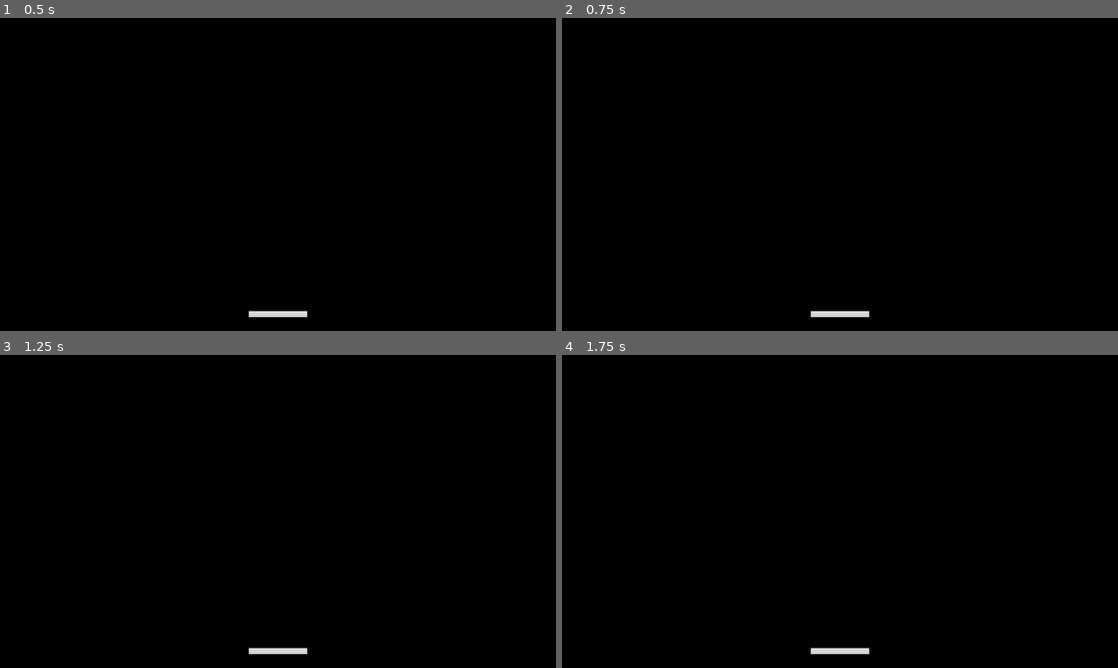
Above: before the commit, frames 1-4 (two rows, left to right).
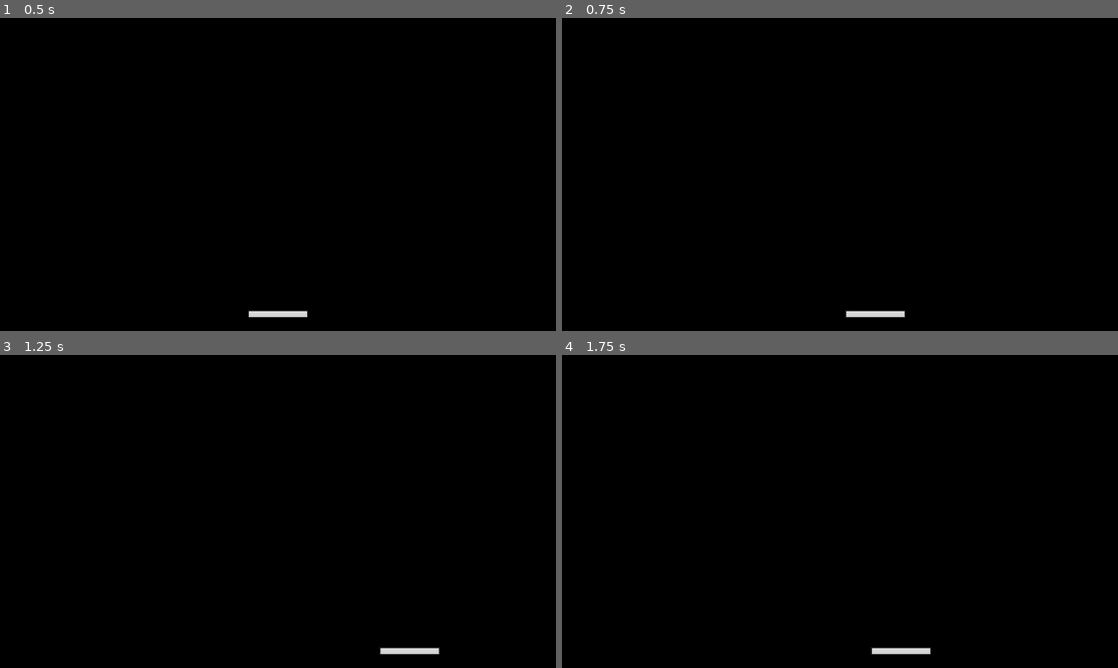
Above: after the commit, the same moments.

Repository: dazheng6/Brick-Breaker-2
Game: Godot game, scene res://Scenes/main.tscn
The game is run twice, just before and just after one commit, with the same random seed, the same clock (stepped at 60 frames per second) and the same inputs.
Inputs:
- Up to frame 1 (0.5 s): no input
- Up to frame 2 (0.75 s): tap Enter at 0.5 s; hold D (right) from 0.53 s (still down)
- Up to frame 3 (1.25 s): keep holding D (right)
- Up to frame 4 (1.75 s): release D (right) at 1.28 s; hold A (left) from 1.28 s (still down)

Frame 1 is identical in both runs. In frame 2, 0.3% of the frame differs, in the area x 44-62%, y 93-96%; in frame 3, 0.5%, in the area x 44-80%, y 93-96%; in frame 4, 0.5%.
Error before the commit: Parse Error: Expected end of statement after variable declaration, found "Identifier" instead. (res://Scripts/paddle.gd:6)

Commit message:
Finished Paddle Movement

Diff:
--- a/Scenes/main.tscn
+++ b/Scenes/main.tscn
@@ -6,5 +6,6 @@
 
 [node name="Camera2D" type="Camera2D" parent="."]
 
-[node name="Paddle" parent="." instance=ExtResource("1_lwlrn")]
+[node name="Paddle" parent="." node_paths=PackedStringArray("camera") instance=ExtResource("1_lwlrn")]
 position = Vector2(0, 289)
+camera = NodePath("../Camera2D")
--- a/Scenes/paddle.tscn
+++ b/Scenes/paddle.tscn
@@ -9,7 +9,6 @@
 [node name="Paddle" type="RigidBody2D"]
 gravity_scale = 0.0
 script = ExtResource("1_u6t1d")
-speed = null
 
 [node name="Sprite2D" type="Sprite2D" parent="."]
 scale = Vector2(0.25, 0.25)
--- a/Scripts/paddle.gd
+++ b/Scripts/paddle.gd
@@ -3,24 +3,35 @@
 class_name Paddle
 
 var direction = Vector2.ZERO
-var camera_rect Rect2
+var camera_rect: Rect2
 var half_paddle_width: float
 
-@export var speed = 200
+@export var speed = 400
 @export var camera: Camera2D
 
-@onready var collison_shape_2d = $CollisionShape2D
+@onready var collision_shape_2d = $CollisionShape2D
+
+func _ready():
+	camera_rect = camera.get_viewport_rect()
+	half_paddle_width = collision_shape_2d.shape.get_rect().size.x / 2 * scale.x
 
 func _physics_process(delta):
 	linear_velocity = speed * direction
 
 func _process(delta):
-	var camera_start_x = camera.position.x - camera
+	var camera_start_x = camera.position.x - camera_rect.size.x / 2
+	var camera_end_x = camera_start_x + camera_rect.size.x
+
+	if global_position.x - half_paddle_width < camera_start_x:
+		global_position.x = camera_start_x + half_paddle_width
+	elif global_position.x + half_paddle_width > camera_end_x:
+		global_position.x = camera_end_x - half_paddle_width
+
 
 func _input(event):
 	if Input.is_action_pressed("left"):
 		direction = Vector2.LEFT
-	elif Input.is_action_pressed("right"):
+	elif  Input.is_action_pressed("right"):
 		direction = Vector2.RIGHT
 	else:
 		direction = Vector2.ZERO
